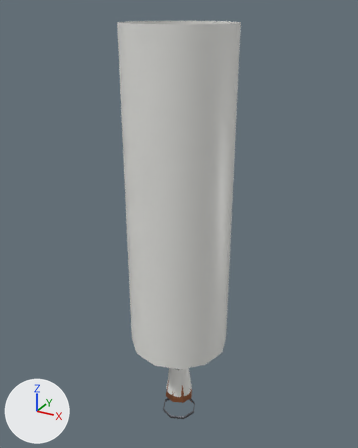
What one commit did to the glTF model assets/rockets/atlantean-v-551/upper.lo.glb.
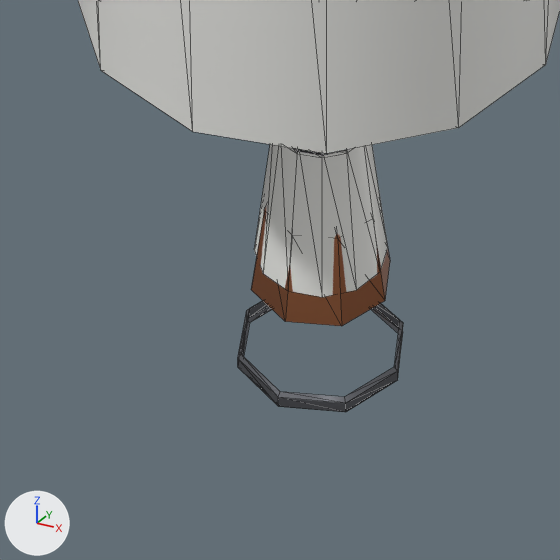
There are two pictures of each version: one whole from a 50 mm camera at (6.39, -11.63, 12.77) aimed at (-0.17, 0.3, 6.8), one close up on the part from 33% to 63% of the width and 76% to 100% of the height. The lights are fixed; the arrows at lower left show +X, +Y and +Z. The first two pictures are the older version. The close-ups show mesh edges as thin lines. Where no turn or scale is listed for an object, it has been applied to the vertices.

Objects in the first close-up: 'upper.bell', 'upper.hull', 'upper.metal' and 1 more.
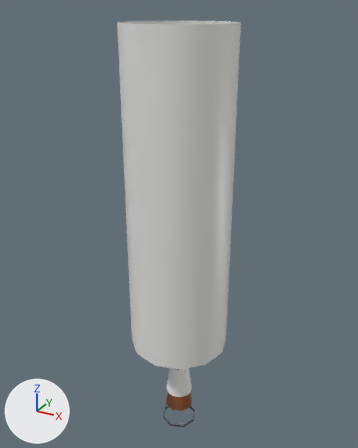
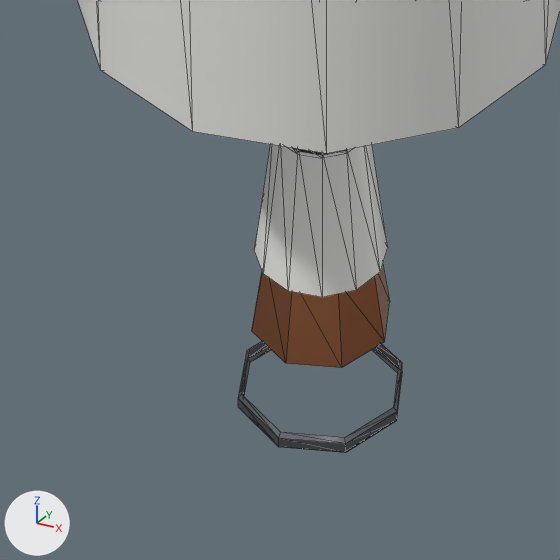
The change, as JSON lines over the scene's bpy script:
```json
{"op": "set", "path": "ob_upper_bell.location", "old": "(0.0, 0.0, 1.267)", "new": "(0.0, 0.0, 0.917)"}
{"op": "set", "path": "ob_upper_metal.location", "old": "(0.0, 0.0, 1.071)", "new": "(0.0, 0.0, 0.72)"}
```

What differs and where, as boxes (x1, y1, x2, y2) in the close-ups (560 x 560 px):
```json
{"object": "upper.bell", "change": "moved", "before": [251, 207, 390, 326], "after": [252, 265, 389, 368]}
{"object": "upper.metal", "change": "moved", "before": [238, 301, 403, 412], "after": [238, 341, 402, 453]}
```
